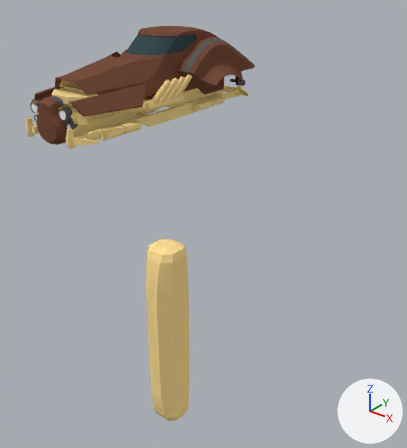
Before and after pictures for a commit that changed the Blender file Openhypt/OpenhyptProject/Assets/Vehicles/Carbondyle Spiffer C.200/Carbondyle Spiffer C.200.blend.
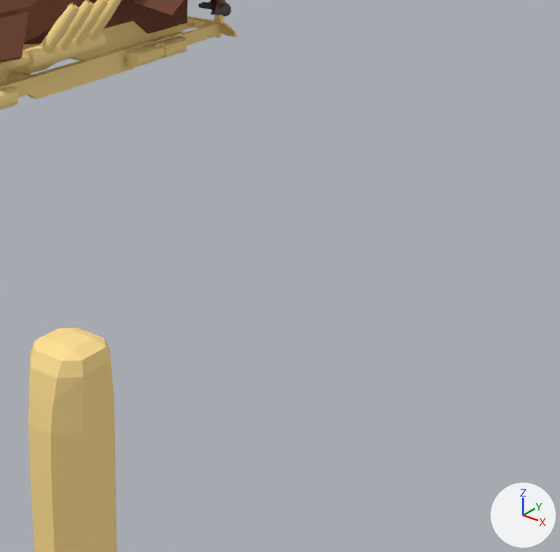
Each version is shown whole from a camera (50 mm lens) standing at (11.45, -11.54, 5.91) and looking at (3.87, -2.07, 0.04), then close up on the part from 32% to 100% of the width and 17% to 78% of the height. Lighting does not change. The marker at lower right points along +X, +Y and +Z.

Script lines for the objects in view, before the commit:
```python
ob_carbondylespiffer = bpy.data.objects.new('CarbondyleSpiffer', me_cube)
ob_carbondylespiffer.location = (0.0, 0.0, 2.0)
ob_carbondylespifferaxis = bpy.data.objects.new('CarbondyleSpifferAxis', me_cube_002)
ob_carbondylespifferaxis.location = (4.01, -2.22, 1.75)
ob_carbondylespifferwheel = bpy.data.objects.new('CarbondyleSpifferWheel', me_cylinder)
ob_carbondylespifferwheel.location = (7.6, -2.22, 1.75)
# also in view: 'PiriEstimate' at (7.29, -7.06, 1.34)
```
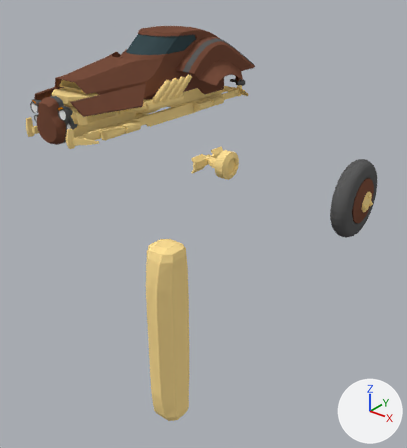
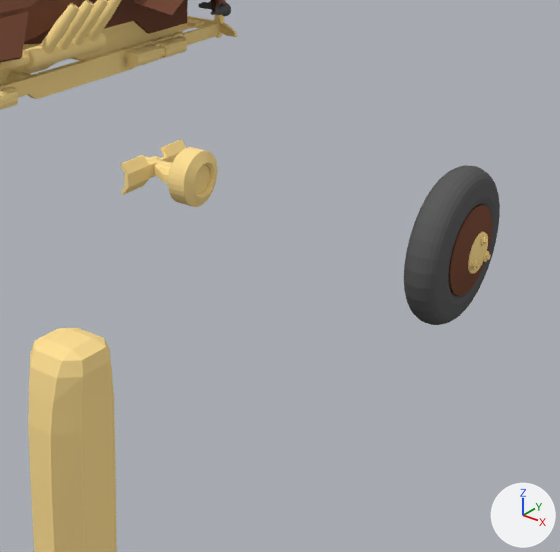
Changed parts and their boxes [x1, y1, x2, y2] in the close-ups (560 x 552 px):
'CarbondyleSpifferWheel', shown
    after: [404, 165, 500, 325]
'CarbondyleSpifferAxis', shown (yellow)
    after: [121, 139, 217, 207]

The change in detail:
Object 'CarbondyleSpifferAxis' (ob_carbondylespifferaxis) is now shown.
Object 'CarbondyleSpifferWheel' (ob_carbondylespifferwheel) is now shown.
